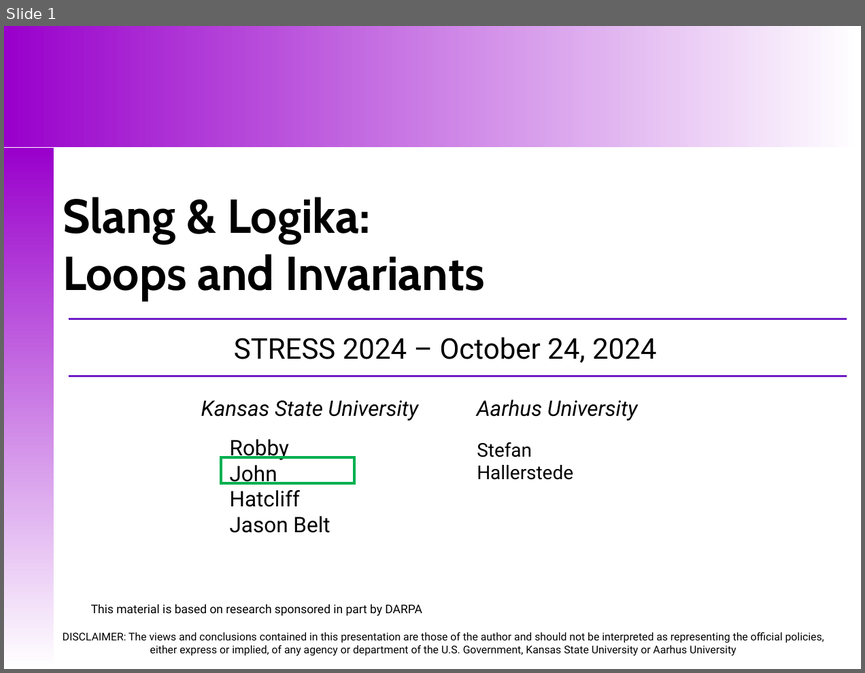
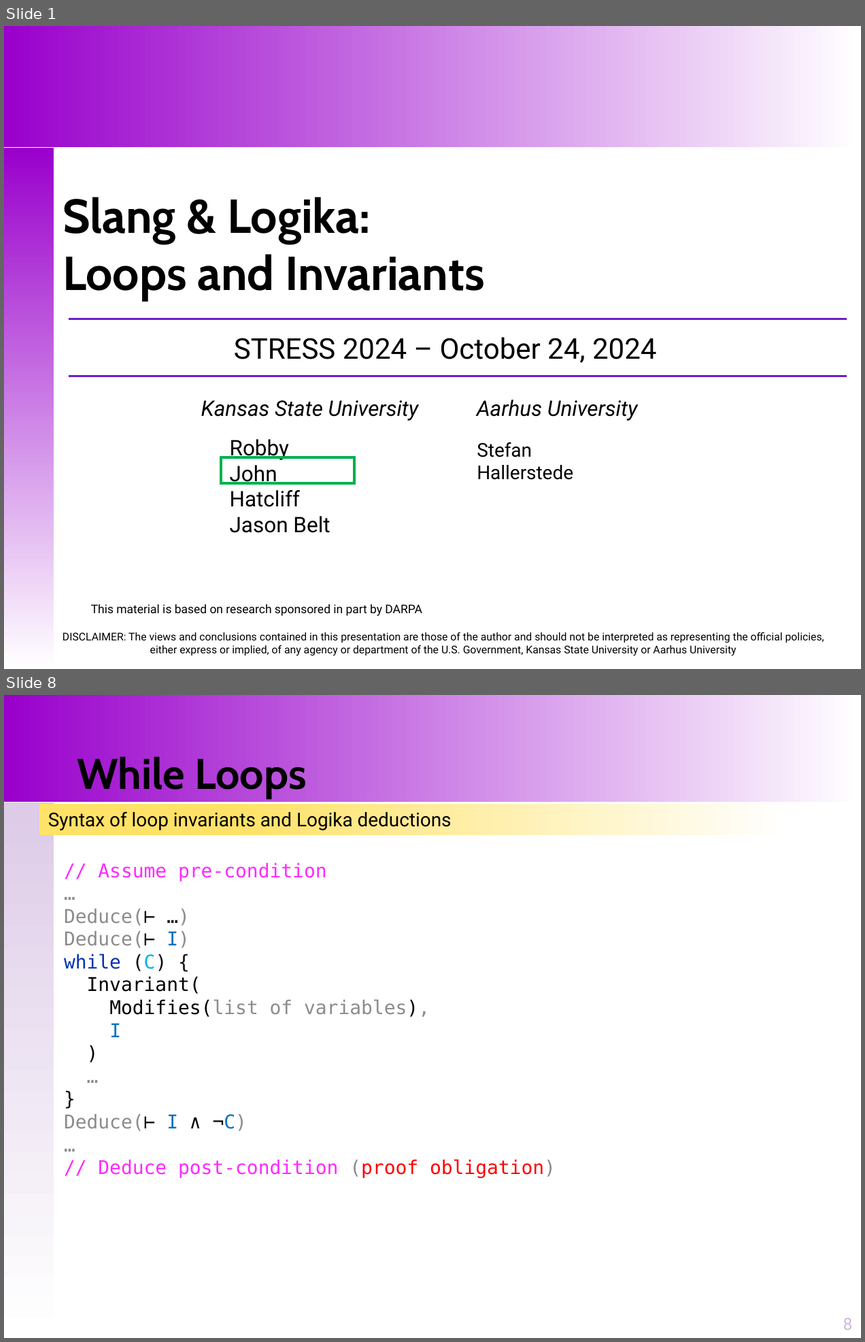
Before and after one commit to santoslab/stress24, a slide deck: slides/M-02-01-Loops-Invariants.pptx. Shown one above the other, each under a label of ours: slide 1 before the commit, slides 1 and 8 after it; the slides between them are not shown. The pictures are 865x673 and 865x1342 pixels, drawn with LibreOffice and Linux fonts; fonts in the diff are those of the drawing. Boxes give left, top, right and bottom in pixels: in the first picture for what was removed or moved away, otherwise in the second. Text is boxed around its words. In the diff, an @@ line names an element or a change of style, - is before the commit and + after.

```diff
--- a/slides/M-02-01-Loops-Invariants.pptx
+++ b/slides/M-02-01-Loops-Invariants.pptx
@@ slide 8 added at <box>4,695,861,1338</box>, background #FFFFFF @@
@@ rectangle added at <box>4,695,861,802</box>, fill gradient #9900CC to #FFFFFF @@
@@ title added at <box>77,756,307,799</box>, 36 pt, text #000000, bold @@
+While Loops
@@ rectangle added at <box>5,802,54,1337</box>, fill gradient #DDCBE7 to #FFFFFF @@
@@ rectangle added at <box>40,804,791,836</box>, fill gradient #FFFFFF to #FFE267, 16 pt, text #000000 @@
+Syntax of loop invariants and Logika deductions
@@ text added at <box>64,862,555,1178</box>, 16 pt, text #8C8C8C @@
+// Assume pre-condition
+…
+Deduce(⊢ …)
+Deduce(⊢ I)
+while (C) {
+Invariant(
+Modifies(list of variables),
+I
+)
+…
+}
+Deduce(⊢ I ∧ ¬C)
+…
+// Deduce post-condition (proof obligation)
@@ page number added at <box>843,1317,853,1329</box>, 14 pt, text #D0B6DE @@
+8
```
Also in this commit, not shown: 1 slide changed, 7 other slides added, 11 other files.
